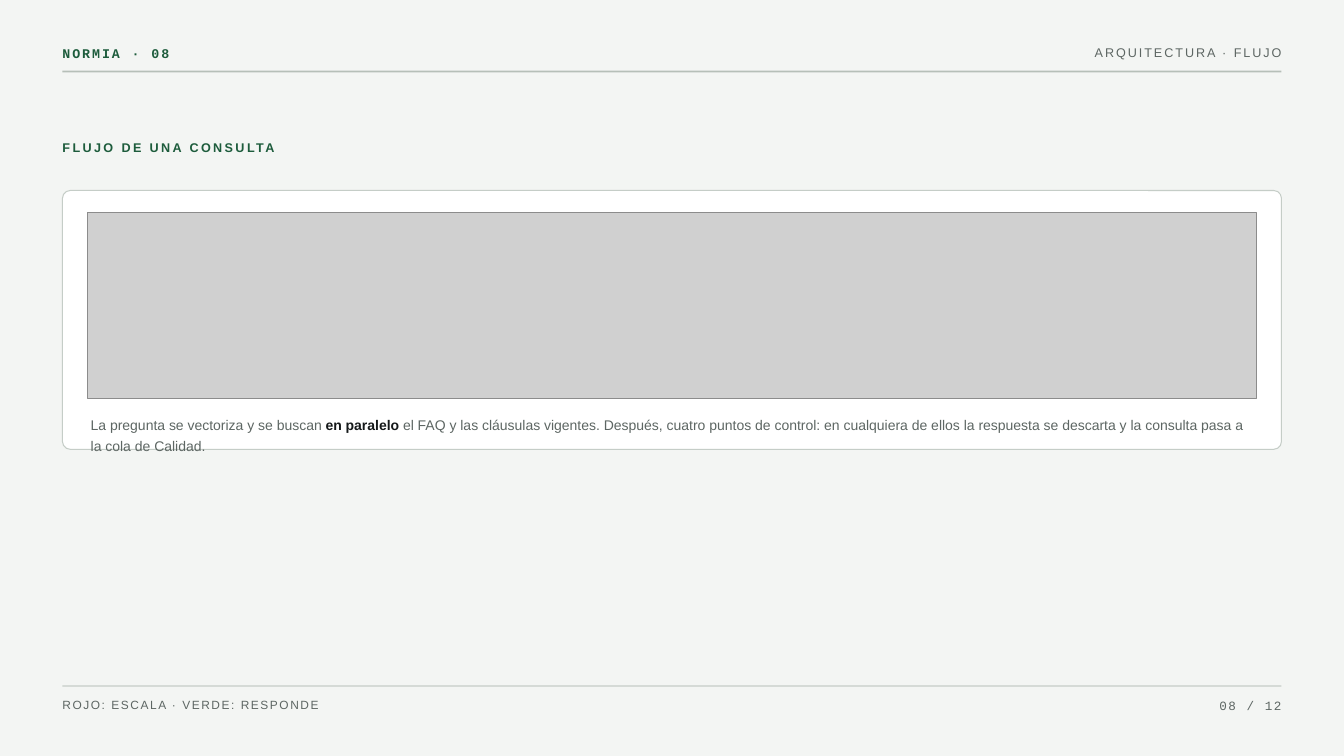
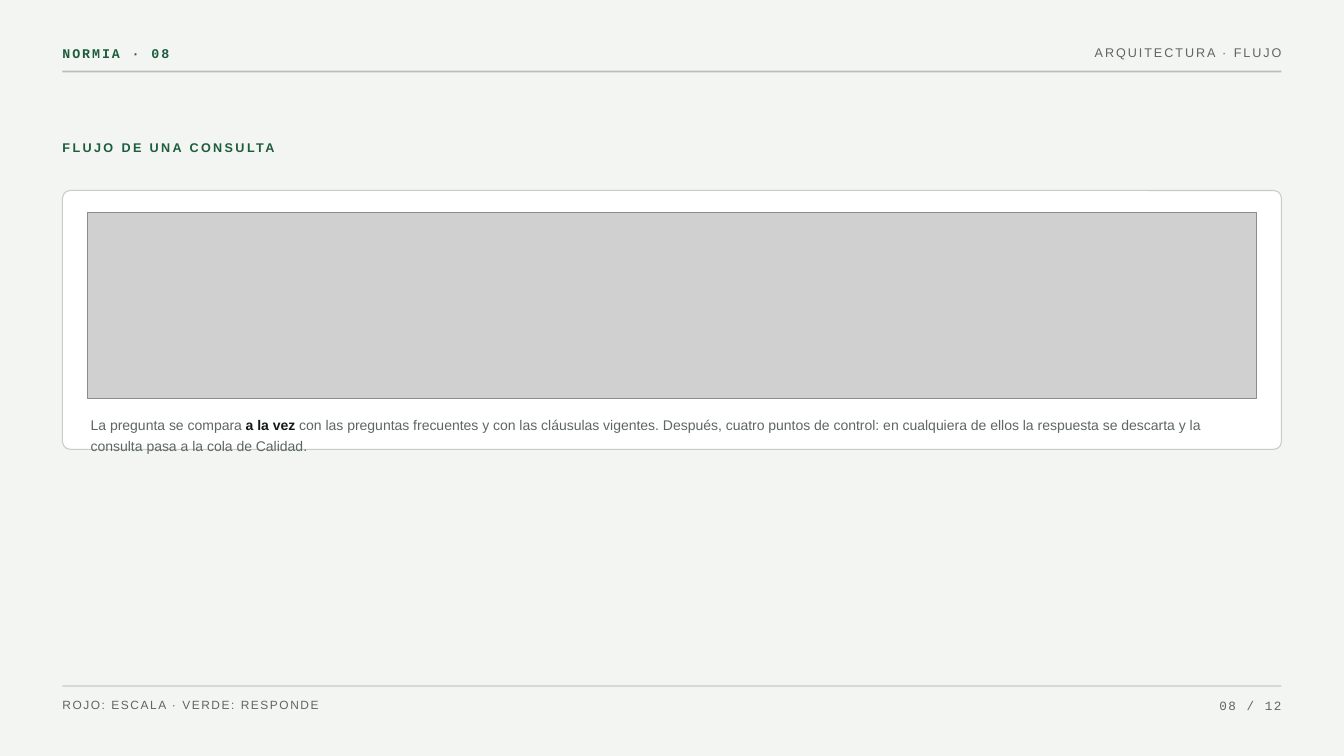
Before and after one commit to klauzirrazabal-max/normia-chatbot-iso, a slide deck: slide 8 of docs/NormIA.pptx. Drawn at 1344x756 pixels with LibreOffice and Linux fonts; fonts in the diff are those of the drawing; grey boxes stand for pictures. Boxes give left, top, right and bottom in pixels: in the first picture for what was removed or moved away, otherwise in the second. Text is boxed around its words. In the diff, an @@ line names an element or a change of style, - is before the commit and + after.

```diff
--- a/docs/NormIA.pptx
+++ b/docs/NormIA.pptx
@@ text at box(91, 419, 1201, 454): text changed @@
-La pregunta se vectoriza y se buscan en paralelo el FAQ y las cláusulas vigentes. Después, cuatro puntos de control: en cualquiera de ellos la respuesta se descarta y la consulta pasa a la cola de Calidad.
+La pregunta se compara a la vez con las preguntas frecuentes y con las cláusulas vigentes. Después, cuatro puntos de control: en cualquiera de ellos la respuesta se descarta y la consulta pasa a la cola de Calidad.
```
Also in this commit, not shown: 5 other slides changed, 4 other files.
